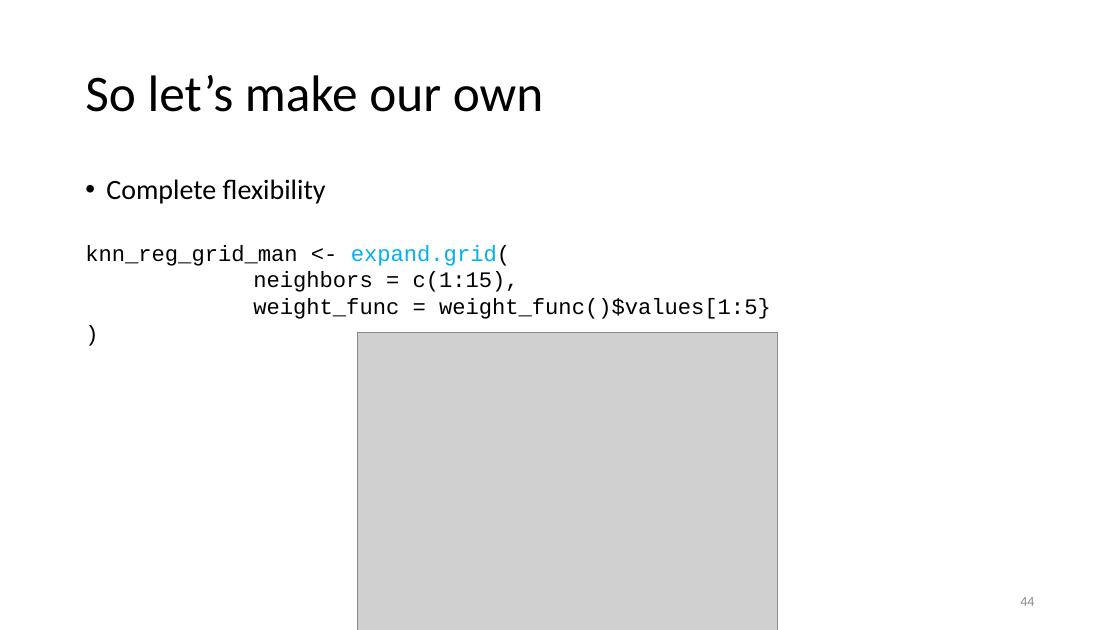
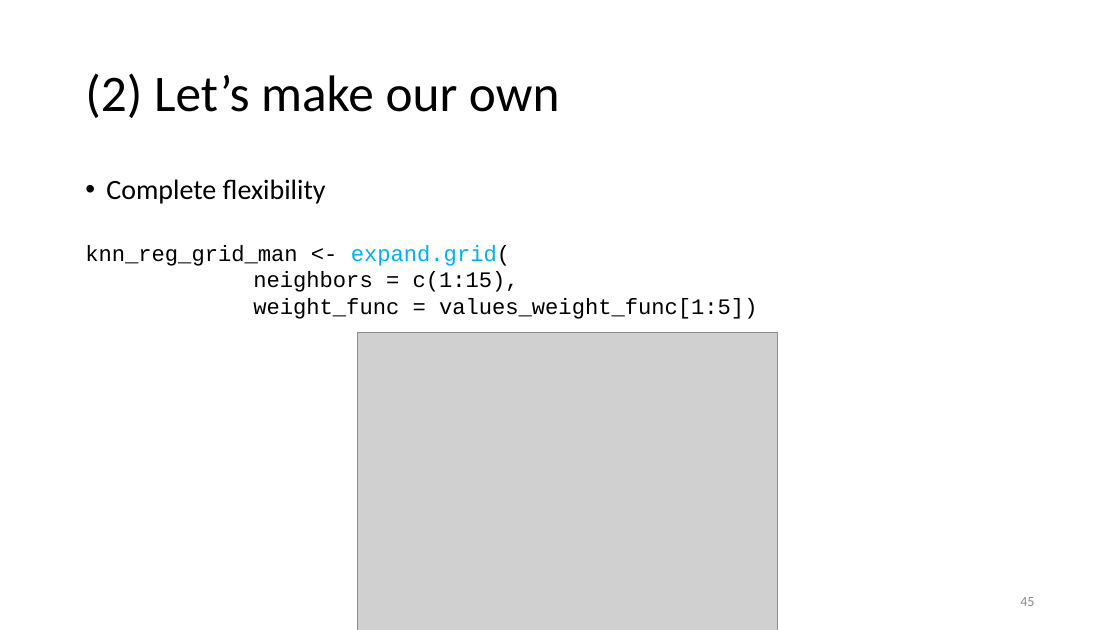
Before and after one commit to karlenaochoa/c4-ml-2020, a slide deck: slide 45 of slides/w6p1-knn/w6p1.pptx (slide 44 before the commit). Drawn at 1120x630 pixels with LibreOffice and Linux fonts; fonts in the diff are those of the drawing; grey boxes stand for pictures. Boxes give left, top, right and bottom in pixels: in the first picture for what was removed or moved away, otherwise in the second. Text is boxed around its words. In the diff, an @@ line names an element or a change of style, - is before the commit and + after.

Commit message:
update knn slides and Rmd

```diff
--- a/slides/w6p1-knn/w6p1.pptx
+++ b/slides/w6p1-knn/w6p1.pptx
@@ title at (x1=85, y1=73, x2=559, y2=118): text changed @@
-So let’s make our own
+(2) Let’s make our own
@@ text at (x1=253, y1=298, x2=757, y2=319): text changed @@
-weight_func = weight_func()$values[1:5}
-)
+weight_func = values_weight_func[1:5])
@@ page number at (x1=1020, y1=597, x2=1034, y2=606): text changed @@
-44
+45
```
Also in this commit, not shown: 1 other slide changed, 1 slide added, 1 other file.
